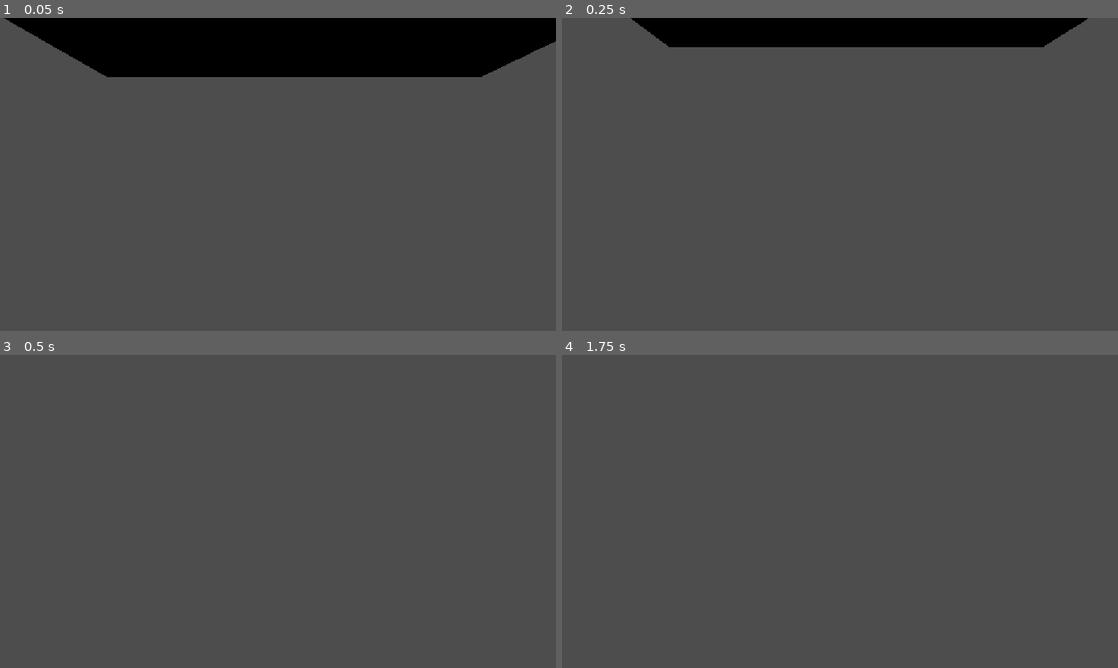
Above: before the commit, frames 1-4 (two rows, left to right).
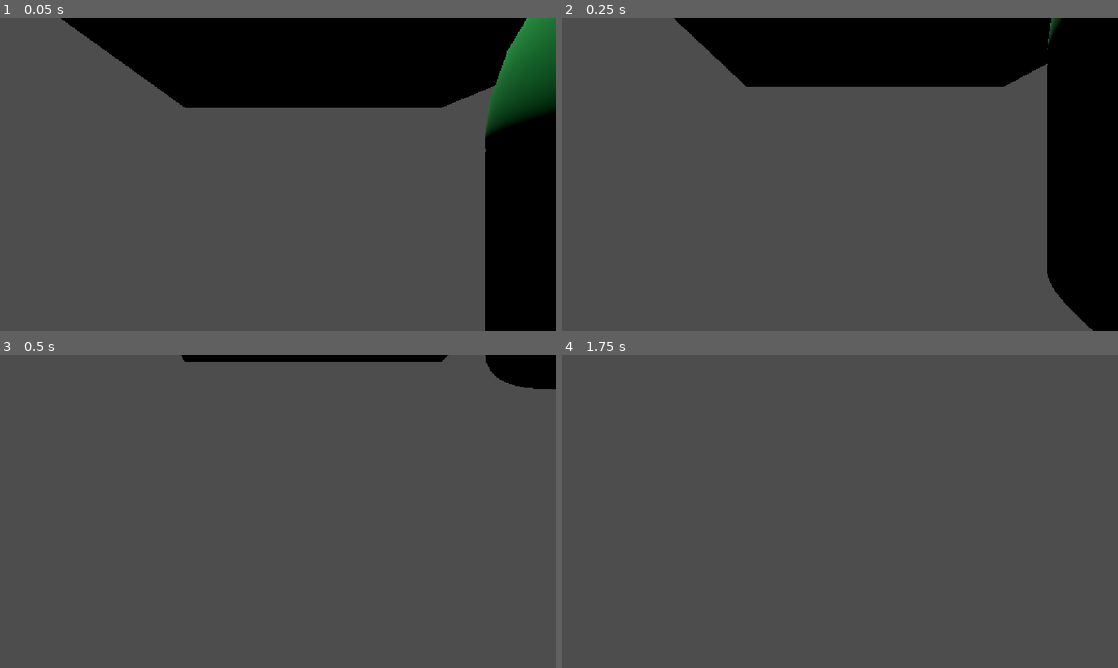
Above: after the commit, the same moments.

Repository: taurus-12uk/bounceBack
Game: Godot game, scene res://Level.tscn
Same seed, same stepped clock (60 frames per second), same inputs: the game is played once before the commit and once after it.
Inputs:
- Up to frame 1 (0.05 s): no input
- Up to frame 2 (0.25 s): no input
- Up to frame 3 (0.5 s): no input
- Up to frame 4 (1.75 s): tap Enter (ui_accept) at 0.5, 0.77, 1.25, 1.52 s; hold Right (ui_right) 0.53-1.28 s; hold Down (ui_down) from 1.28 s (still down)

The runs differ from the first frame. In frame 1, 19% of the frame differs, in the area x 0-100%, y 0-100%; in frame 2, 20%, in the area x 12-100%, y 0-100%; in frame 3, 2.2%; in frame 4, nothing differs.

Commit message:
Update Level.tscn

Diff:
--- a/bounce-back/Level.tscn
+++ b/bounce-back/Level.tscn
@@ -19,6 +19,8 @@
 background_mode = 2
 
 [node name="Level" type="Node3D" unique_id=1735142640]
+
+[node name="enemy" parent="." unique_id=1266374862 instance=ExtResource("2_t7iv1")]
 
 [node name="player" parent="." unique_id=1403002175 instance=ExtResource("1_bexhn")]
 
@@ -153,6 +155,3 @@
 
 [node name="DirectionalLight3D" type="DirectionalLight3D" parent="." unique_id=1822115764]
 transform = Transform3D(1, 0, 0, 0, -4.371139e-08, 1, 0, -1, -4.371139e-08, 0, 1.8732994, 0)
-
-[node name="CharacterBody3D" parent="." unique_id=1266374862 instance=ExtResource("2_t7iv1")]
-transform = Transform3D(-3.380146e-08, 0, 0.07732871, 0, 0.7928078, 0, -0.8338117, 0, -3.644706e-09, 0.25131834, 0.45722455, 1.6015873)
